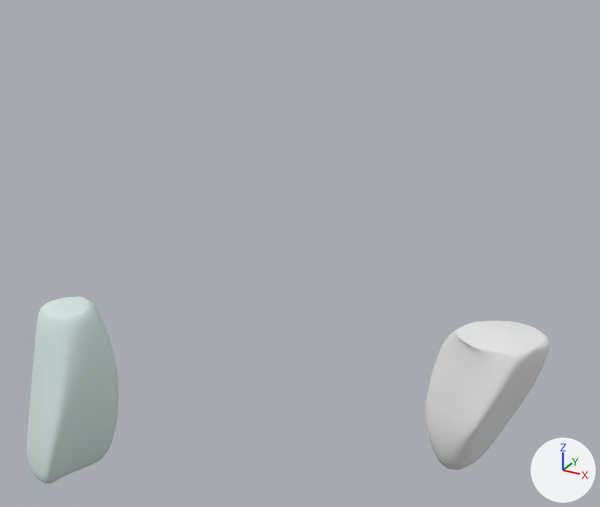
Renders of the Blender file Assets/untitled.blend from each side of a commit.
One viewpoint serves both versions: a 50 mm lens placed at (10.1, -12.89, 15.7), pointed at (1.86, 2.08, 8.22). Every picture has the same lights, and +X, +Y and +Z are marked at lower right.
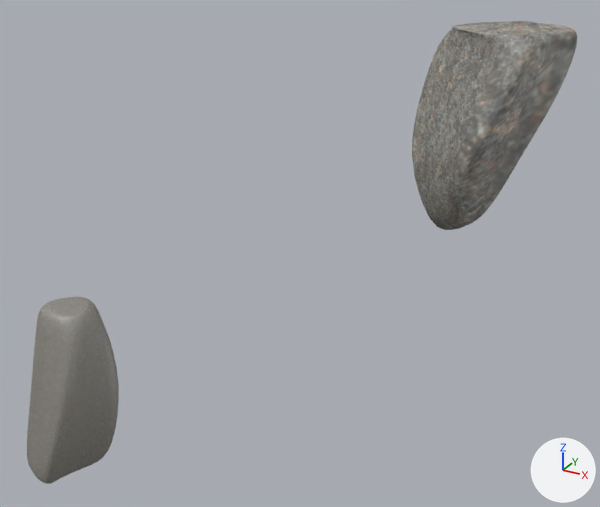
The newer file is also turned or shifted as a whole; pictures and numbers use the older file's frame.

Pixel boxes [x1, y1, x2, y2] of what changed, in the pictures (600 x 507 px):
'Cube', recoloured, surface changed, moved, turned: before [425, 321, 550, 470]; after [412, 21, 577, 230]
'Cube.001', recoloured, surface changed: [27, 296, 119, 484] in both

Edits to the bpy script that builds the scene:
```text
Add img_rock_surface_detail_texture_4770x3178_jpg:
    img_rock_surface_detail_texture_4770x3178_jpg = load_image('Rock surface detail texture 4770x3178.jpg', 'Materials/Rock surface detail texture 4770x3178.jpg', 1600, 1066, 'sRGB')
Add mat_material1:
    mat_material1 = bpy.data.materials.new('Material1')
    # uses the picture img_rock_surface_detail_texture_4770x3178_jpg
Change me_cube_001:
    where me_cube_001.from_pydata(...)  # 121 vertices, 118 faces; spans x -2.41..1.51, y -1.83..2.45, z -0.93..3.69
    used by ob_cube_001; location = (-3.03, -0.17, 5.92); rotation_euler = (12.41, -2.886, -1.972), in degrees (351, -165, -113)
    remove me_cube_001.materials.append(mat_material)  # white #d7e7e4
    me_cube_001 part 1: texture (UV) coordinates changed
    add me_cube_001.materials.append(mat_material1)
Change me_cube:
    where me_cube.from_pydata(...)  # 98 vertices, 96 faces; spans x 0.3..3.53, y 1.79..4.4, z 1.76..5.47
    used by ob_cube; location = (1.74, 2.87, 7.3); rotation_euler = (12.41, -2.886, -1.972), in degrees (351, -165, -113)
    remove me_cube.materials.append(mat_material_001)  # white #e7e7e7
    me_cube part 2: texture (UV) coordinates changed
    add me_cube.materials.append(mat_material1)
Change ob_cube:
    ob_cube.location: (1.74, 2.87, 7.3) -> (1.9, 0.61, 14.42)
    ob_cube.rotation_euler: (12.41, -2.886, -1.972) -> (2.982, -0.255, 1.169)  # degrees (351, -165, -113) -> degrees (171, -15, 67)
```
